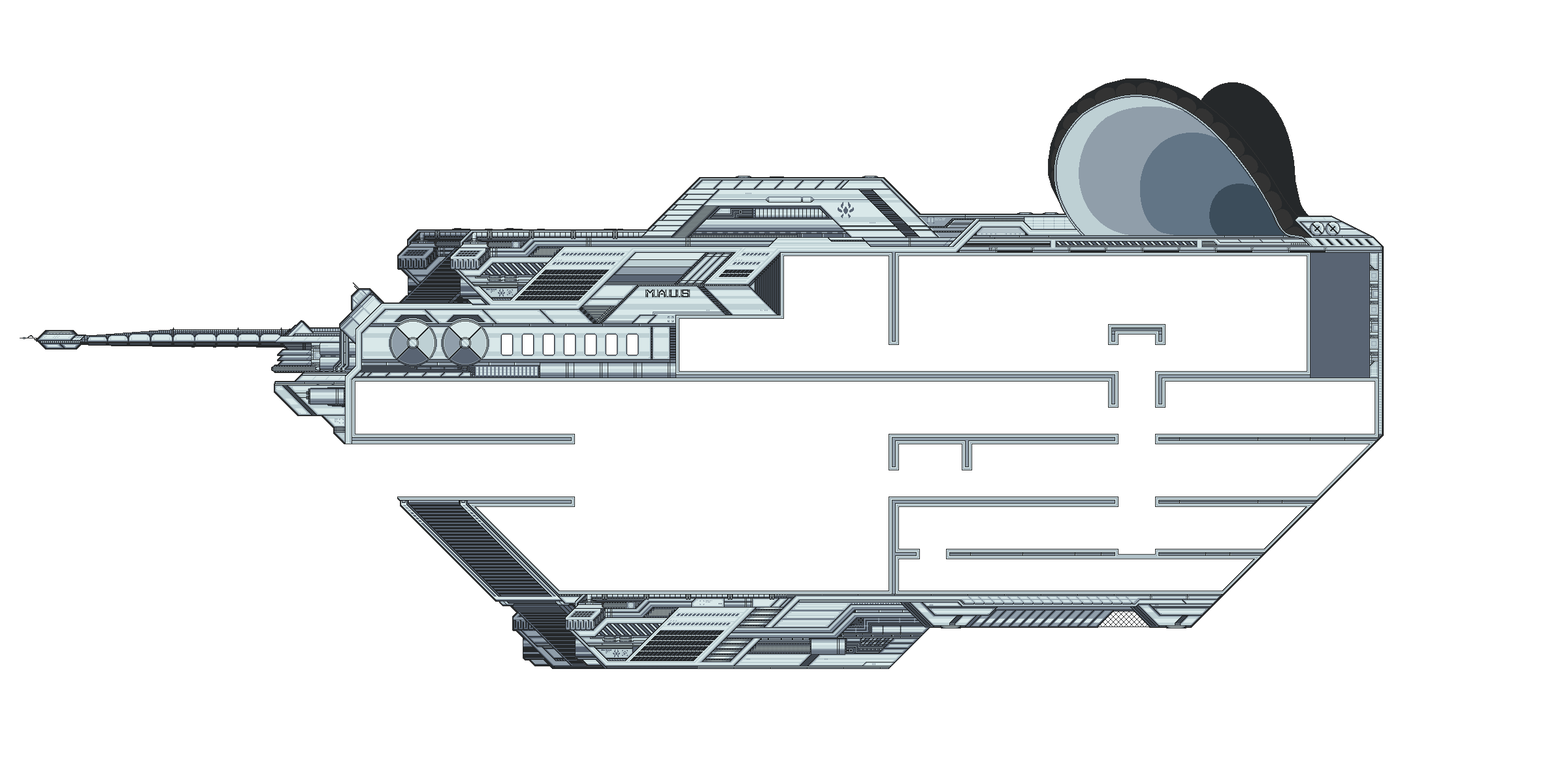
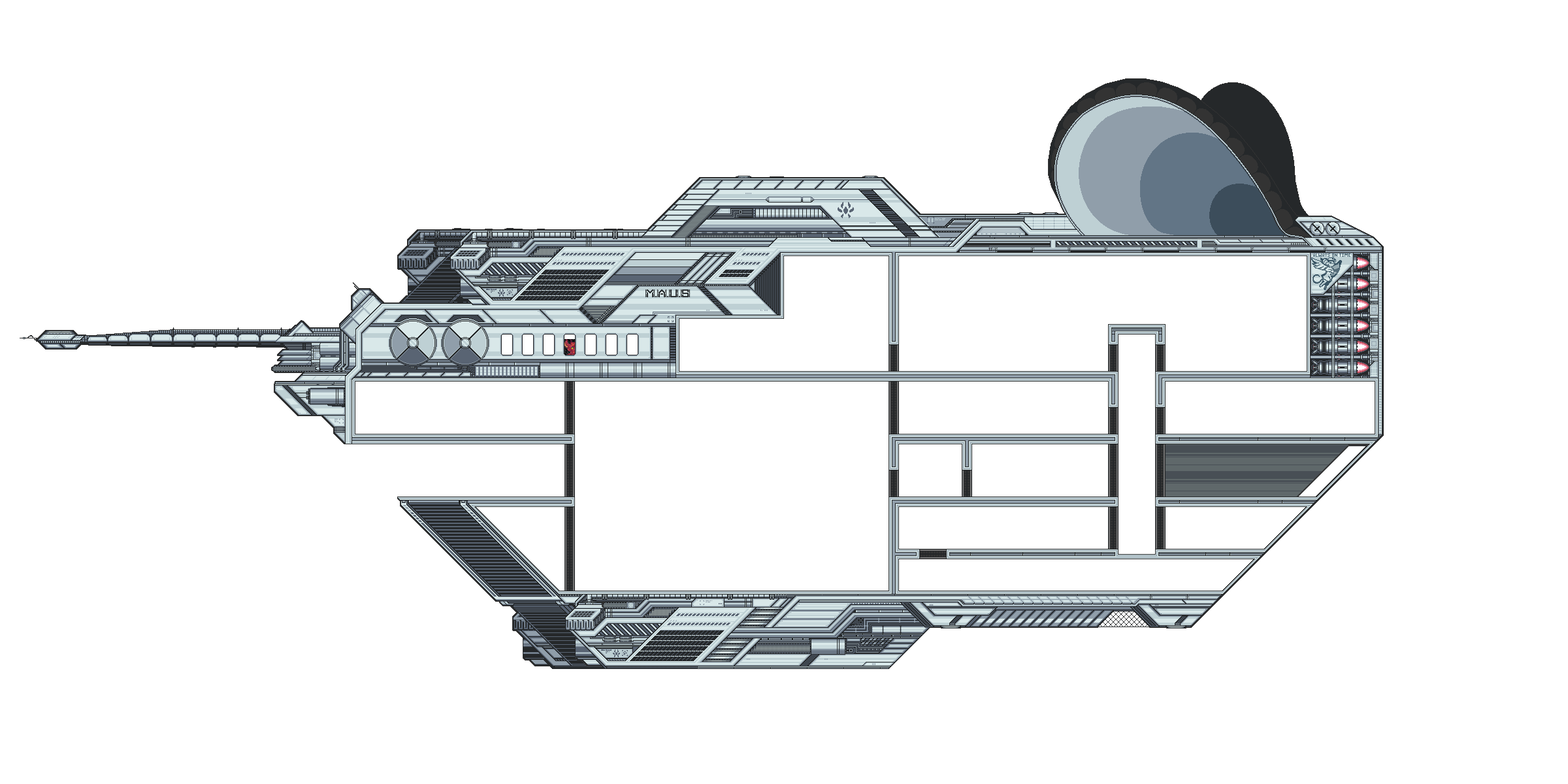
Revision of a layered 1568×784 image; what changed, layer by layer:
added group "ROCKET RACK" with 5 layers in group "Layer Group" over [1310, 252, 1371, 378]
added layer "TEXT" (linear burn, 80%) in group "ROCKET RACK" over [1311, 253, 1351, 291]
added layer "STRAP IT IN" in group "ROCKET RACK" over [1310, 252, 1354, 378]
added layer "JUST THE TIP" in group "ROCKET RACK" over [1313, 254, 1369, 377]
added layer "ROCKETS" in group "ROCKET RACK" over [1311, 253, 1358, 377]
added layer "BG" in group "ROCKET RACK" over [1310, 252, 1371, 378]
painted on "GREEBLES" over [1313, 254, 1369, 377]
renamed "Pasted Layer #1" to "PASSENGER", showed it over [564, 339, 575, 355]
showed "glass shine" over [1302, 446, 1365, 497]
showed "interior" over [564, 344, 1369, 591]